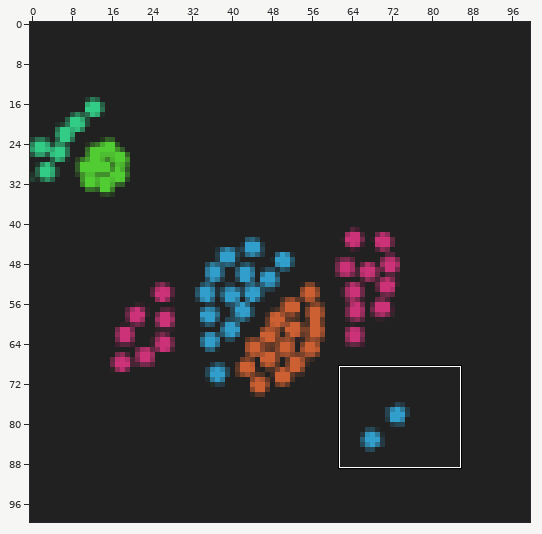
Edited in one commit: sprite sheet (HelpBrowser/img/Examples-ParticleLife.png). Above, an overview of the earlier version with the close-up marked.
Close-up. First the earlier version:
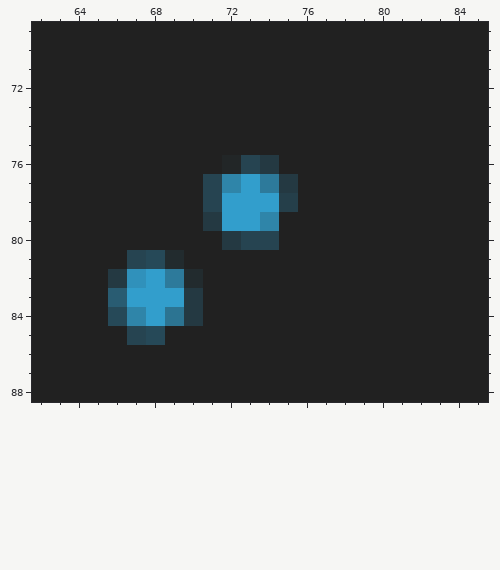
The file is 100x100 pixels. Colours within 5 levels of each other are drawn and written as one. Shown: x 62..85, y 69..88. The commit also changed other parts of the picture, which this record leaves out.
After the commit:
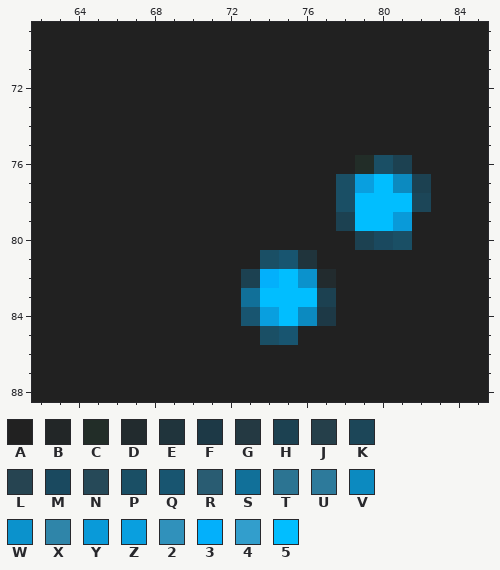
Palette (. is transparent): A #212121  B #222627  C #222d28  D #222b2e  E #20343c  F #1d3946  G #243942  H #1c4151  J #253f4a  K #1c4658  L #264451  M #1a495f  N #264958  P #1a4f65  Q #185570  R #295c72  S #117099  T #2c7492  U #2d7a9b  V #0c8ac0  W #0b92cc  X #2f85a9  Y #099ad9  Z #099fdf  2 #3091bb  3 #03b0fb  4 #329ecc  5 #01beff
Difference:
@@ x 62..85 @@
 75 AAAAAAAAAAAAAAAAAAAAAAAA
-76 AAAAAAAAAABLGAAAAAAAAAAA
-77 AAAAAAAAALX4UGAAAAAAAAAA
-78 AAAAAAAAAL444JAAAAAAAAAA
-79 AAAAAAAAAG44XAAAAAAAAAAA
-80 AAAAAAAAAAGLLAAAAAAAAAAA
-81 AAAAALNDAAAAAAAAAAAAAAAA
-82 AAAAG24UDAAAAAAAAAAAAAAA
-83 AAAAR444GAAAAAAAAAAAAAAA
-84 AAAANX4TGAAAAAAAAAAAAAAA
-85 AAAAALNAAAAAAAAAAAAAAAAA
+76 AAAAAAAAAAAAAAAAACPHAAAA
+77 AAAAAAAAAAAAAAAAPZ5VHAAA
+78 AAAAAAAAAAAAAAAAP555KAAA
+79 AAAAAAAAAAAAAAAAH55YAAAA
+80 AAAAAAAAAAAAAAAAAHMPAAAA
+81 AAAAAAAAAAAAPQEAAAAAAAAA
+82 AAAAAAAAAAAH35WDAAAAAAAA
+83 AAAAAAAAAAAS555HAAAAAAAA
+84 AAAAAAAAAAAQZ5VFAAAAAAAA
+85 AAAAAAAAAAAAPQAAAAAAAAAA
 86 AAAAAAAAAAAAAAAAAAAAAAAA
Boxes around the changes in both close-ups, in picture pixels (x1, y1, x2, y2):
changed: (108, 155, 431, 345)
